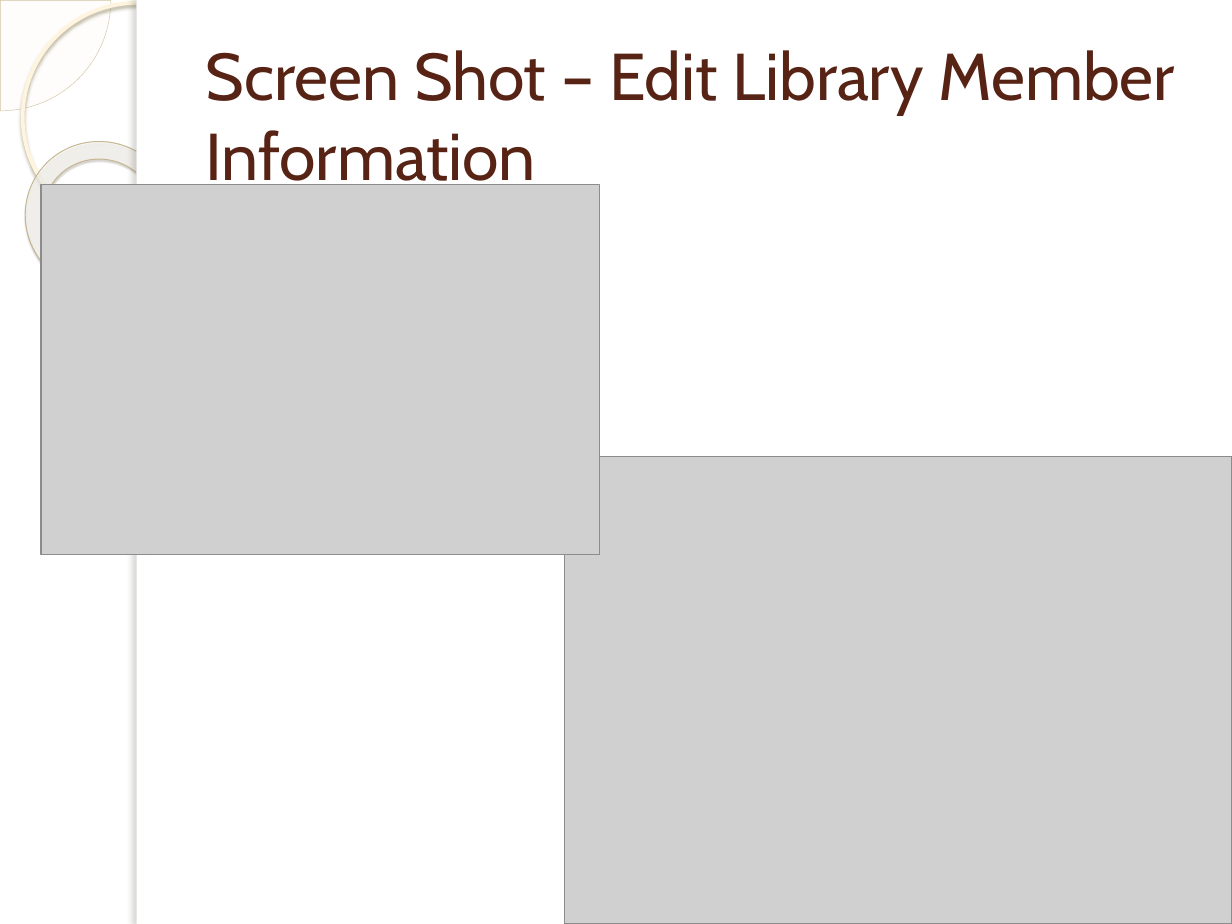
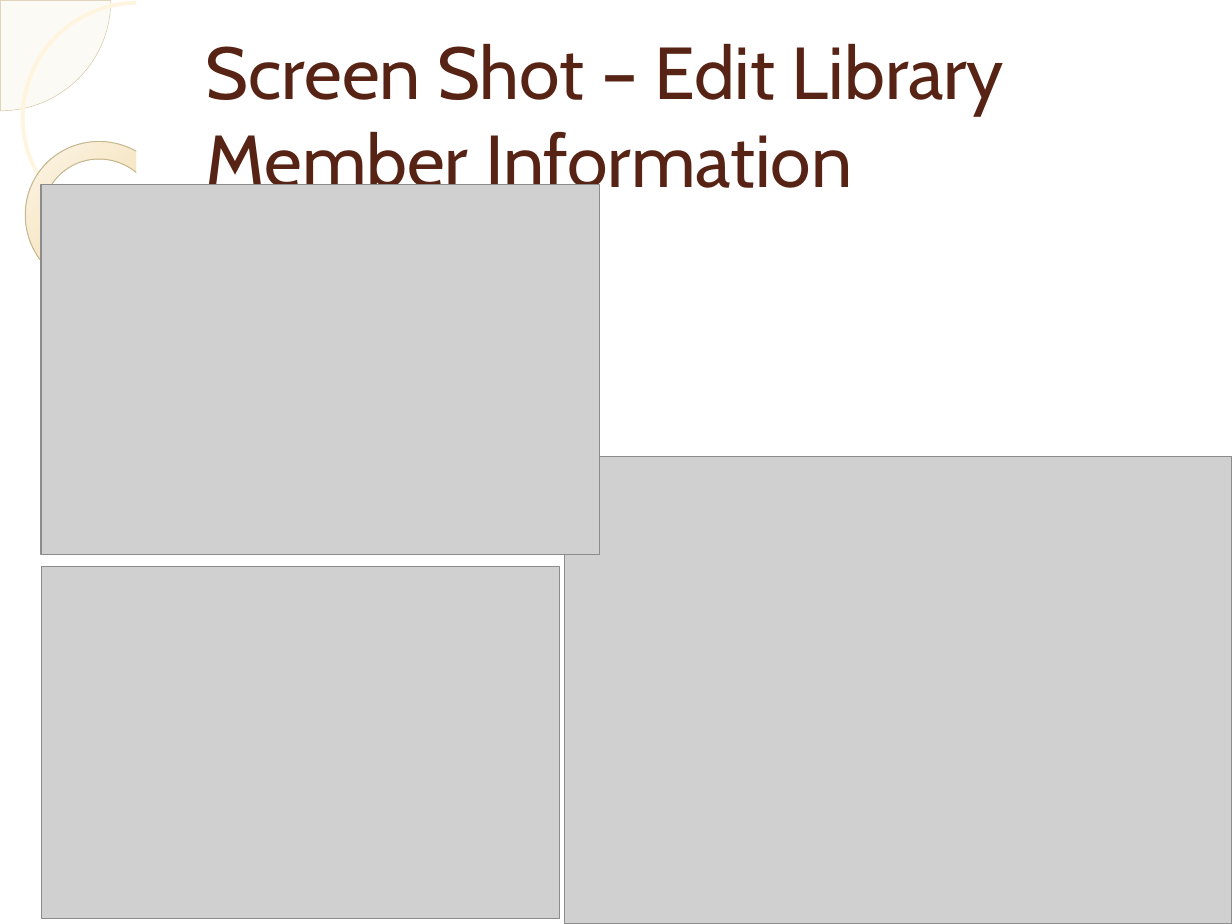
Before and after one commit to memiwo/library-management, a slide deck: slide 8 of docs/Library Management System.pptx. Drawn at 1232x924 pixels with LibreOffice and Linux fonts; fonts in the diff are those of the drawing; grey boxes stand for pictures; background and template pictures are left out. Boxes give left, top, right and bottom in pixels: in the first picture for what was removed or moved away, otherwise in the second. Text is boxed around its words. In the diff, an @@ line names an element or a change of style, - is before the commit and + after.

Commit message:
Updated presentation slide with new screen shot

```diff
--- a/docs/Library Management System.pptx
+++ b/docs/Library Management System.pptx
@@ pie slice (boxed as its full ellipse) at (x1=0, y1=0, x2=111, y2=111): fill #FEFAF4 at 33% opacity to #FCFAF4; outline #D3C39F 0.25 pt to #D1C3A0 0.26 pt @@
@@ ellipse at (x1=22, y1=2, x2=251, y2=232): outline #FFF5DE 2.15 pt to #FFF4DD 2.15 pt; shadow off @@
@@ rectangle at (x1=137, y1=0, x2=147, y2=924): shadow off @@
@@ text "Screen Shot – Edit Library ..." at (x1=206, y1=43, x2=1004, y2=204): size 38.7 to 43 pt @@
@@ donut at (x1=0, y1=111, x2=206, y2=322): fill gradient #FFFCF6 to #FFFEFB to #F0D28E to gradient #FEFAF6 to #EED18E; outline #C7B893 0.58 pt to #C6B792 0.57 pt; shadow off @@
@@ picture added at (x1=42, y1=567, x2=559, y2=918) @@
```
Also in this commit, not shown: 14 other slides changed.
